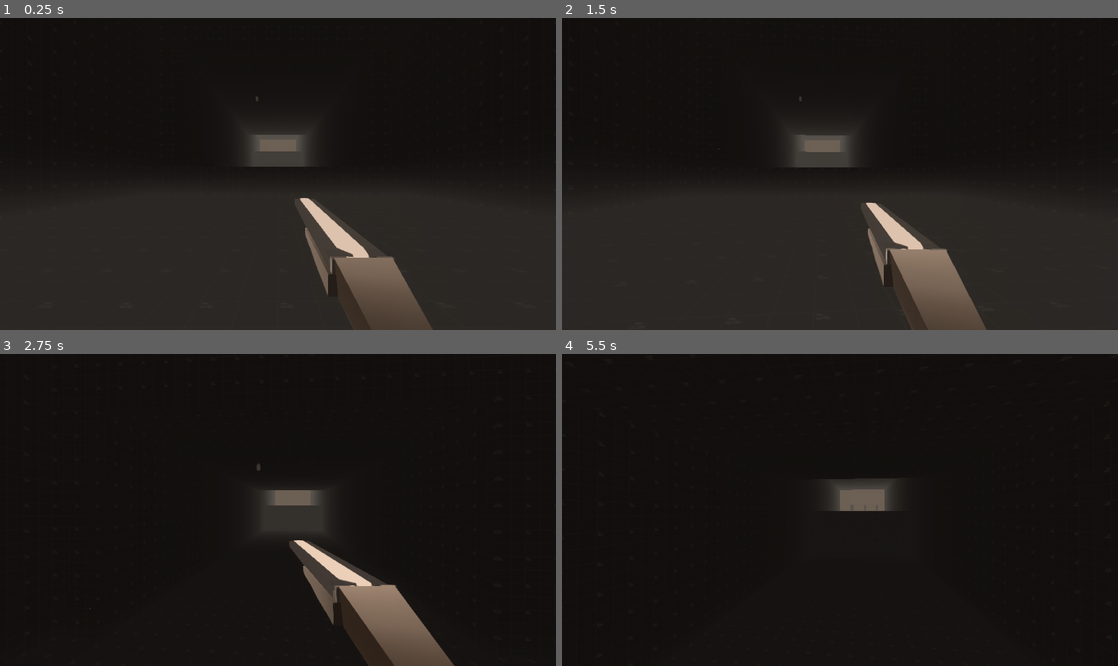
Above: before the commit, frames 1-4 (two rows, left to right).
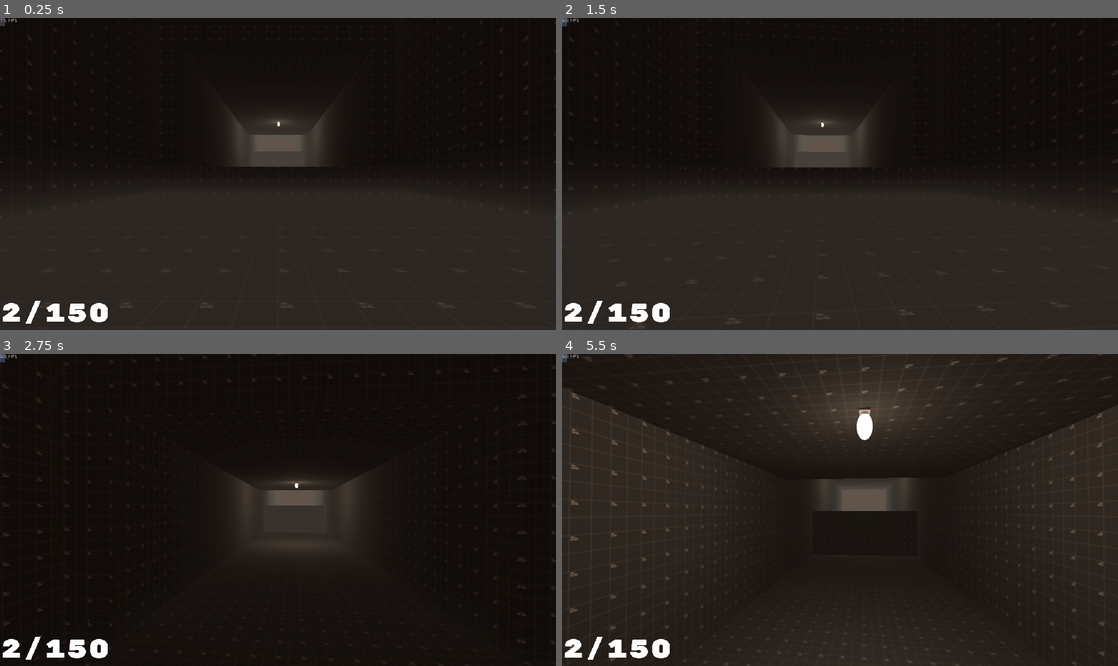
Above: after the commit, the same moments.

Repository: Loading64/Unrealimist
Game: Godot game, scene res://LVL1.tscn
The game is run twice, just before and just after one commit, with the same random seed, the same clock (stepped at 60 frames per second) and the same inputs.
Inputs (mouse positions are in pixels of both pictures, inside the frame that each line leads up to):
- Up to frame 1 (0.25 s): no input
- Up to frame 2 (1.5 s): click (562, 21) at 0.52 s; tap Enter at 1.25 s; move the mouse to (867, 174) at 1.27 s; press the mouse at (867, 174) at 1.28 s; hold W (move_forward) from 1.28 s (still down)
- Up to frame 3 (2.75 s): keep holding W (move_forward); tap Space (jump) at 1.52, 1.55, 1.82, 2.1, 2.27, 2.57 s; move the mouse to (250, 510) at 2.02 s; release the mouse at (250, 510) at 2.03 s; click (250, 510) at 2.3 s
- Up to frame 4 (5.5 s): keep holding W (move_forward); move the mouse to (851, 503) at 2.77 s; hold Middle mouse button (Dash) 2.78-3.53 s; tap Space (jump) at 3.05, 3.77, 4.07, 5.27 s; move the mouse to (834, 516) at 3.52 s; tap 5 (Explosive_Select) at 3.6 s; click (834, 516) at 3.8 s; move the mouse to (878, 513) at 4.27 s; hold Space (jump) 4.28-5.03 s; tap 6 (Long_Range_Select) at 4.35 s; tap R (Reload) at 4.9 s; move the mouse to (795, 506) at 5.02 s; tap 1 (Melee_Select) at 5.1 s; click (795, 506) at 5.3 s

The runs differ from the first frame. In frame 1, 4.7% of the frame differs, in the area x 0-78%, y 0-100%; in frame 2, 4.7%; in frame 3, 7.0%; in frame 4, 36%, in the area x 0-100%, y 0-100%.

Commit message:
ammo display/HUD functional

Diff:
--- /dev/null
+++ b/Ammo.gd
@@ -0,0 +1,20 @@
+extends Label
+
+# Called when the node enters the scene tree for the first time.
+func _ready():
+	pass # Replace with function body.
+func _process(_delta: float) -> void:
+
+	var magazine_ammo_display = get_parent().get_parent().magazine_ammo
+	var max_ammo_amount = get_parent().get_parent().ammo_capacity
+	var now := OS.get_ticks_msec()
+
+	# Remove frames older than 1 second in the `ammo` array
+
+
+	# Display FPS in the label
+	text = str(magazine_ammo_display)+"/"+str(max_ammo_amount)
+
+# Called every frame. 'delta' is the elapsed time since the previous frame.
+#func _process(delta):
+#	pass
--- a/KinematicBody.gd
+++ b/KinematicBody.gd
@@ -36,6 +36,9 @@
 var sprinting = false
 var sliding = false
 var crouching = false
+var current_ammo = [48,60,150,10,40]
+var max_ammo = [48,60,150,10,40]
+
 onready var assualt_rifle = preload("res://Mas38.tscn")
 onready var shotgun = preload("res://stolzersondoubledeuce.tscn")
 onready var revolver = preload("res://Revolver2.tscn")
@@ -59,6 +62,7 @@
 enum state  {SPRINTING, CROUCHING, STANDING, SLIDING, SHOOTING, DASHING}
 var weapon = weapon_state.MELEE
 var player_state = state.STANDING
+
 # Called when the node enters the scene tree for the first time.
 func _ready():
 	randomize()
@@ -98,21 +102,31 @@
 		weapon_state.MELEE:
 			print("Melee equipped")
 			damage = 300
+			$"Head/HandLoc/doublebarrelshotgun".visible = false
+			$"Head/HandLoc/Revolver".visible = false
+			$"Head/HandLoc/Mas38".visible = false
+			$"Head/HandLoc/LAR".visible = false
 		weapon_state.REVOLVER:
 			print("Revolver equipped")
 			damage = 200
 			$Head/HandLoc/Revolver.visible = true
 			spread = 20
+			magazine_ammo = current_ammo[0]
+			ammo_capacity = max_ammo[0]
 		weapon_state.SHOTGUN:
 			print("Shotgun equipped")
 			damage = 30
 			$"Head/HandLoc/doublebarrelshotgun".visible = true
 			spread = 3500
+			magazine_ammo = 2
+			ammo_capacity = 48
 		weapon_state.RIFLE:
 			print("Rifle equipped")
 			damage = 50
 			$"Head/HandLoc/Mas38".visible = true
-			spread = 50
+			spread = 40
+			magazine_ammo = 20
+			ammo_capacity = 60
 		weapon_state.EXPLOSIVE:
 			print("Explosive equipped")
 			damage = 70
@@ -123,7 +137,7 @@
 
 func _fire_shotgun():
 	if Input.is_action_just_pressed("Primary_fire"):
-		if not anim_player.is_playing():
+		if not anim_player.is_playing() and magazine_ammo != 0:
 			for r in Shotgunray_container.get_children():
 				r.cast_to.x = rand_range(spread,-spread)
 				r.cast_to.y = rand_range(spread,-spread)
@@ -133,8 +147,9 @@
 						print("SGHIT")
 			anim_player.play("ShotgunFire")
 			magazine_ammo -= 1
+			ammo_capacity -= 1
 func _fire_rifle():
-	if Input.is_action_pressed("Primary_fire"):
+	if Input.is_action_pressed("Primary_fire") and magazine_ammo != 0:
 		if not anim_player.is_playing():
 			for r in rifleray_container.get_children():
 				r.cast_to.x = rand_range(spread,-spread)
@@ -145,9 +160,9 @@
 						print("Assualthit")
 			anim_player.play("AssualtFire")
 			magazine_ammo -= 1
-
+			ammo_capacity -= 1
 func _fire_revolver():
-	if Input.is_action_pressed("Primary_fire") and revolver_cylinder >= 1:
+	if Input.is_action_pressed("Primary_fire") and magazine_ammo != 0:
 		if not anim_player.is_playing():
 			for r in revolverray_container.get_children():
 				r.cast_to.x = rand_range(spread,-spread)
@@ -157,21 +172,26 @@
 						r.get_collider().enemy_health -= damage
 						print("RevolverHit")
 			anim_player.play("Revolver Fire")
-			revolver_cylinder -= 1
+			magazine_ammo -= 1
+			ammo_capacity -= 1
 
 func _reload_shotgun():
-	if Input.is_action_just_pressed("Reload"):
-		if not anim_player.is_playing():
-			anim_player.play("Shotgun reload")
+	if Input.is_action_just_pressed("Reload") and ammo_capacity != 0:
+		if not anim_player.is_playing():
+			#anim_player.play("Shotgun reload")
+			magazine_ammo = 2
+
 func _reload_rifle():
-	if Input.is_action_just_pressed("Reload"):
-		if not anim_player.is_playing():
-			anim_player.play("Rifle reload")
+	if Input.is_action_just_pressed("Reload") and ammo_capacity != 0:
+		if not anim_player.is_playing():
+			#anim_player.play("Rifle reload")
+			magazine_ammo = 30
+
 func _reload_revolver():
-	if Input.is_action_just_pressed("Reload"):
-		if not anim_player.is_playing():
-			anim_player.play("Revolver reload")
-			revolver_cylinder = revolver_max_cylinder
+	if Input.is_action_just_pressed("Reload") and ammo_capacity != 0:
+		if not anim_player.is_playing():
+			#anim_player.play("Revolver reload")
+			magazine_ammo = 6
 
 func _inventory():
 	var changed = false
@@ -215,7 +235,7 @@
 			_reload_revolver()
 
 #Individual frame basis for weapon firing and inventory.
-func _process(delta):
+func _process(_delta):
 	_reload()
 	_fire()
 	_inventory()
@@ -247,7 +267,6 @@
 		gravity_vec = Vector3.UP * jump
 		double_jump = 0
 		air_acceleration = 30
-		timer.start()
 
 #Basic Movement Code
 	if Input.is_action_pressed("move_forward"):
--- a/LVL1.gd
+++ b/LVL1.gd
@@ -21,4 +21,5 @@
 		print("Change Level")
 		get_tree().change_scene("res://LVL2.tscn")
 
+
 	pass # Replace with function body.
--- a/LVL1.tscn
+++ b/LVL1.tscn
@@ -4,30 +4,49 @@
 [ext_resource path="res://stolzersondoubledeuce.tscn" type="PackedScene" id=2]
 [ext_resource path="res://DarkGreyGridTexture.tres" type="Material" id=3]
 [ext_resource path="res://Badguy.tscn" type="PackedScene" id=4]
-[ext_resource path="res://lightbutgood.gltf" type="PackedScene" id=5]
+[ext_resource path="res://lightbutgood.tscn" type="PackedScene" id=5]
 [ext_resource path="res://LVL1.gd" type="Script" id=6]
 
 [sub_resource type="Environment" id=1]
 background_mode = 1
 background_sky_custom_fov = 40.8
-background_color = Color( 0.411765, 0.360784, 0.317647, 1 )
+background_color = Color( 0.341176, 0.301961, 0.270588, 1 )
 background_energy = 3.64
-ambient_light_color = Color( 0.203922, 0.176471, 0.156863, 1 )
+ambient_light_color = Color( 0.317647, 0.270588, 0.239216, 1 )
+ambient_light_energy = 1.35
+ambient_light_sky_contribution = 0.33
 fog_enabled = true
 fog_color = Color( 0.329412, 0.309804, 0.286275, 1 )
 fog_sun_color = Color( 0.631373, 0.568627, 0.372549, 1 )
 fog_sun_amount = 0.1
 fog_depth_curve = 1.51572
+fog_transmit_enabled = true
 fog_height_enabled = true
 fog_height_min = 5.0
 fog_height_max = -3.0
 fog_height_curve = 1.68179
+auto_exposure_enabled = true
+auto_exposure_scale = 0.05
+auto_exposure_min_luma = 0.01
+auto_exposure_max_luma = 16.0
+auto_exposure_speed = 0.01
+ss_reflections_max_steps = 32
+ss_reflections_fade_in = 0.204906
+ss_reflections_fade_out = 1.93187
 dof_blur_far_distance = 312.32
 glow_enabled = true
-glow_intensity = 1.24
-glow_bloom = 0.1
+glow_levels/6 = true
+glow_intensity = 0.45
+glow_strength = 0.65
+glow_bloom = 0.52
+glow_hdr_threshold = 1.26
+glow_hdr_luminance_cap = 26.07
+glow_hdr_scale = 1.34
 glow_bicubic_upscale = true
 adjustment_enabled = true
+adjustment_brightness = 1.16
+adjustment_contrast = 1.16
+adjustment_saturation = 0.96
 
 [sub_resource type="BoxShape" id=2]
 extents = Vector3( 0.2, 0.2, 0.3 )
@@ -203,14 +222,20 @@
 [node name="WorldEnvironment" type="WorldEnvironment" parent="."]
 environment = SubResource( 1 )
 
-[node name="lightbutgood" parent="." instance=ExtResource( 5 )]
-transform = Transform( 0.24, 0, 0, 0, 0.224, 0, 0, 0, 0.1, -2.85487, 11.98, -26.4703 )
-
 [node name="Area" type="Area" parent="."]
 transform = Transform( 59.829, 0, 0, 0, -9.9531e-07, -22.77, 0, 53.46, -2.33681e-06, -0.2, -13.7, -230.5 )
 
 [node name="CollisionShape" type="CollisionShape" parent="Area"]
 shape = SubResource( 2 )
+
+[node name="lightbutgood" parent="." instance=ExtResource( 5 )]
+transform = Transform( 0.3, 0, 0, 0, 0.3, 0, 0, 0, 0.3, 0.1, 11.6, -41 )
+
+[node name="lightbutgood2" parent="." instance=ExtResource( 5 )]
+transform = Transform( 0.3, 0, 0, 0, 0.3, 0, 0, 0, 0.3, 0.1, 16.4, -77 )
+
+[node name="lightbutgood3" parent="." instance=ExtResource( 5 )]
+transform = Transform( 2, 0, 0, 0, 2, 0, 0, 0, 2, -0.9, 30.8, -149 )
 
 [connection signal="timeout" from="KinematicBody/Timer" to="KinematicBody" method="_on_Timer_timeout"]
 [connection signal="area_entered" from="Area" to="." method="_on_Area_area_entered"]
--- a/LVL2.tscn
+++ b/LVL2.tscn
@@ -12,7 +12,7 @@
 ambient_light_energy = 0.7
 ambient_light_sky_contribution = 0.19
 fog_enabled = true
-fog_color = Color( 0.435294, 0.435294, 0.435294, 1 )
+fog_color = Color( 0.329412, 0.309804, 0.286275, 1 )
 fog_sun_color = Color( 0.988235, 0.898039, 0.439216, 1 )
 fog_sun_amount = 0.16
 fog_depth_enabled = false
@@ -21,8 +21,9 @@
 fog_depth_curve = 0.659755
 fog_transmit_curve = 1.36604
 fog_height_enabled = true
-fog_height_max = 25.0
-fog_height_curve = 0.535886
+fog_height_min = 20.0
+fog_height_max = 150.0
+fog_height_curve = 0.435275
 dof_blur_far_distance = 312.32
 glow_enabled = true
 glow_intensity = 1.24
@@ -38,48 +39,68 @@
 [node name="WorldEnvironment" type="WorldEnvironment" parent="."]
 environment = SubResource( 1 )
 
-[node name="CSGBox3" type="CSGBox" parent="."]
+[node name="CSGCombiner" type="CSGCombiner" parent="."]
 transform = Transform( -3.40949e-08, 0, 11, 0, 36.38, 0, -0.78, 0, -4.80825e-07, -2.01604, 74.5025, 8.34527 )
+use_collision = true
+
+[node name="CSGBox3" type="CSGBox" parent="CSGCombiner"]
+transform = Transform( 1, 0, 2.27374e-13, 0, 1, 0, 0, 0, 1, 0, -0.918087, 0 )
+use_collision = true
+width = 11.0
+height = 5.0
+depth = 1.6
+material = ExtResource( 2 )
+
+[node name="CSGBox4" type="CSGBox" parent="CSGCombiner"]
+transform = Transform( -4.37114e-08, 0, -14.1026, 0, 1, 0, 0.0709091, 0, -4.37114e-08, 8.97436, -0.918087, -0.818178 )
+use_collision = true
+width = 11.0
+height = 5.0
+depth = 1.6
+material = ExtResource( 2 )
+
+[node name="CSGBox6" type="CSGBox" parent="CSGCombiner"]
+transform = Transform( 1, 0, 2.27374e-13, 0, 1, 0, 0, 0, 1, 20.5128, -0.918087, 5.96046e-08 )
+use_collision = true
+width = 11.0
+height = 5.0
+depth = 1.6
+material = ExtResource( 2 )
+
+[node name="CSGBox7" type="CSGBox" parent="CSGCombiner"]
+transform = Transform( -4.37114e-08, 0, -14.1026, 0, 1, 0, 0.0709091, 0, -4.37114e-08, 10.2564, 0.989568, 0.909091 )
 use_collision = true
 width = 11.0
 height = 4.0
 depth = 1.6
 material = ExtResource( 2 )
 
-[node name="CSGBox4" type="CSGBox" parent="."]
-transform = Transform( 0.78, 0, 0, 0, 36.38, 0, 0, 0, 11, -11.016, 74.5025, 1.34527 )
-use_collision = true
-width = 11.0
-height = 4.0
-depth = 1.6
-material = ExtResource( 2 )
-
-[node name="CSGBox6" type="CSGBox" parent="."]
-transform = Transform( -3.40949e-08, 0, 11, 0, 36.38, 0, -0.78, 0, -4.80825e-07, -2.01604, 74.5025, -7.65473 )
-use_collision = true
-width = 11.0
-height = 4.0
-depth = 1.6
-material = ExtResource( 2 )
-
-[node name="CSGBox7" type="CSGBox" parent="."]
-transform = Transform( 0.78, 0, 0, 0, 36.38, 0, 0, 0, 11, 7.98396, 110.503, 0.345274 )
-use_collision = true
-width = 11.0
-height = 4.0
-depth = 1.6
-material = ExtResource( 2 )
-
-[node name="CSGBox" type="CSGBox" parent="."]
-transform = Transform( 1, 0, 0, 0, 1, 0, 0, 0, 1, 19.584, 0.902537, 0.0452733 )
+[node name="CSGBox" type="CSGBox" parent="CSGCombiner"]
+transform = Transform( -5.60402e-08, 0, -1.28205, 0, 0.0274876, 0, 0.0909091, 0, -3.97376e-09, 10.641, -2.95767, 1.96364 )
 use_collision = true
 width = 58.0
 height = 4.0
 depth = 11.0
 material = ExtResource( 2 )
 
-[node name="CSGBox2" type="CSGBox" parent="."]
-transform = Transform( 1, 0, 0, 0, 1, 0, 0, 0, 1, -4.41604, 149.903, 0.0452733 )
+[node name="CSGBox5" type="CSGBox" parent="CSGCombiner"]
+transform = Transform( -5.60401e-08, -1.28205, 5.60402e-08, 7.81245e-16, -1.20152e-09, -0.0274876, 0.0909091, -3.97376e-09, 1.73699e-16, 32.4359, -2.54535, 7.32728 )
+use_collision = true
+width = 54.0
+height = 4.0
+depth = 30.0
+material = ExtResource( 2 )
+
+[node name="CSGBox8" type="CSGBox" parent="CSGCombiner"]
+transform = Transform( -5.60401e-08, -1.28205, 5.60402e-08, 7.81245e-16, -1.20152e-09, -0.0274876, 0.0909091, -3.97376e-09, 1.73698e-16, -2.1795, -2.54535, 11.3273 )
+use_collision = true
+width = 54.0
+height = 4.0
+depth = 30.0
+material = ExtResource( 2 )
+
+[node name="CSGBox2" type="CSGBox" parent="CSGCombiner"]
+transform = Transform( -5.60402e-08, 0, -1.28205, 0, 0.0274876, 0, 0.0909091, 0, -3.97376e-09, 10.641, 2.07258, -0.218182 )
 use_collision = true
 width = 24.0
 height = 0.002
--- /dev/null
+++ b/Label.gd
@@ -0,0 +1,21 @@
+extends Label
+
+# Timestamps of frames rendered in the last second
+var times := []
+
+# Frames per second
+var fps := 0
+
+
+func _process(_delta: float) -> void:
+	var now := OS.get_ticks_msec()
+
+	# Remove frames older than 1 second in the `times` array
+	while times.size() > 0 and times[0] <= now - 1000:
+		times.pop_front()
+
+	times.append(now)
+	fps = times.size()
+
+	# Display FPS in the label
+	text = str(fps) + " FPS"
--- a/UI.tscn
+++ b/UI.tscn
@@ -1,6 +1,8 @@
-[gd_scene load_steps=3 format=2]
+[gd_scene load_steps=5 format=2]
 
 [ext_resource path="res://RubikMonoOne-Regular.ttf" type="DynamicFontData" id=1]
+[ext_resource path="res://Label.gd" type="Script" id=2]
+[ext_resource path="res://Ammo.gd" type="Script" id=3]
 
 [sub_resource type="DynamicFont" id=1]
 size = 64
@@ -21,8 +23,8 @@
 rect_pivot_offset = Vector2( 2857.11, 1474.34 )
 custom_fonts/font = SubResource( 1 )
 text = "20/20"
+script = ExtResource( 3 )
 __meta__ = {
-"_edit_group_": true,
 "_edit_use_anchors_": false
 }
 
@@ -45,3 +47,13 @@
 __meta__ = {
 "_edit_use_anchors_": false
 }
+
+[node name="Label" type="Label" parent="."]
+anchor_right = 0.064
+anchor_bottom = 0.083
+margin_right = 0.575996
+margin_bottom = 0.255997
+script = ExtResource( 2 )
+__meta__ = {
+"_edit_use_anchors_": false
+}
--- a/lightbutgood.tscn
+++ b/lightbutgood.tscn
@@ -1,9 +1,28 @@
-[gd_scene load_steps=2 format=2]
+[gd_scene load_steps=3 format=2]
 
 [ext_resource path="res://lightbutgood.gltf" type="PackedScene" id=1]
 
+[sub_resource type="SpatialMaterial" id=1]
+render_priority = -20
+flags_transparent = true
+flags_vertex_lighting = true
+metallic = 0.17
+metallic_specular = 0.52
+roughness = 0.43
+emission_enabled = true
+emission = Color( 0.945098, 0.811765, 0.494118, 1 )
+emission_energy = 100.0
+emission_operator = 0
+emission_on_uv2 = false
+uv1_triplanar = true
+uv1_triplanar_sharpness = 0.63728
+
 [node name="lightbutgood" instance=ExtResource( 1 )]
 
+[node name="Sphere" parent="." index="2"]
+material/0 = SubResource( 1 )
+
 [node name="OmniLight" type="OmniLight" parent="." index="3"]
-transform = Transform( 1, 0, 0, 0, 1, 0, 0, 0, 1, 0, 2.2, 0 )
-omni_range = 16.9
+light_color = Color( 0.941176, 0.839216, 0.678431, 1 )
+omni_range = 50.0
+omni_attenuation = 4.14106
--- a/movementcamera.tscn
+++ b/movementcamera.tscn
@@ -6,6 +6,7 @@
 [ext_resource path="res://Revolver2.tscn" type="PackedScene" id=4]
 [ext_resource path="res://doublebarrelshotgun.tscn" type="PackedScene" id=5]
 [ext_resource path="res://LAR.tscn" type="PackedScene" id=6]
+[ext_resource path="res://UI.tscn" type="PackedScene" id=7]
 
 [sub_resource type="CapsuleShape" id=1]
 radius = 0.5
@@ -139,6 +140,7 @@
 
 [node name="doublebarrelshotgun" parent="Head/HandLoc" instance=ExtResource( 5 )]
 transform = Transform( 0.2, 0, 0, 0, 0.2, 0, 0, 0, 0.2, -0.1, 0.142857, 0 )
+visible = false
 
 [node name="Cube001" parent="Head/HandLoc/doublebarrelshotgun" index="5"]
 transform = Transform( 0.2, 0, 0, 0, 0.0503237, 0.39691, 0, -0.0062114, 1.57569, 0, 0.29, -0.82 )
@@ -246,6 +248,8 @@
 wait_time = 0.1
 one_shot = true
 
+[node name="HUD" parent="." instance=ExtResource( 7 )]
+
 [connection signal="timeout" from="StateTimer" to="." method="_on_StateTimer_timeout"]
 [connection signal="timeout" from="DashTimer" to="." method="_on_DashTimer_timeout"]
 
Not shown: 1 places in movementcamera.tscn that only renumber resources
Not shown, changed: texture/PNG/Dark/texture_13.png.import
